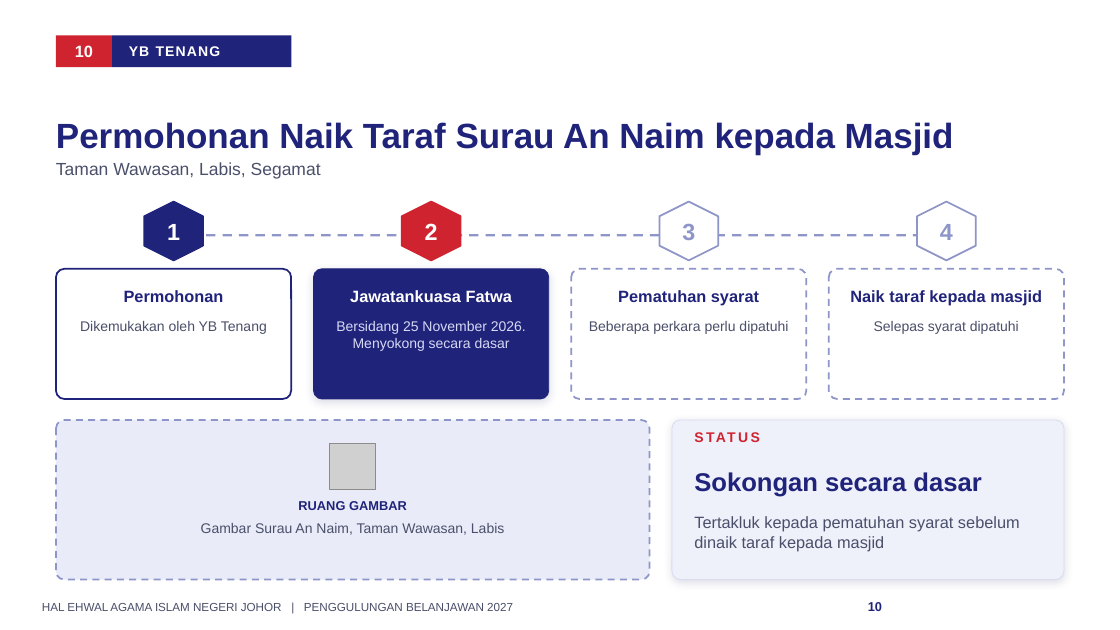
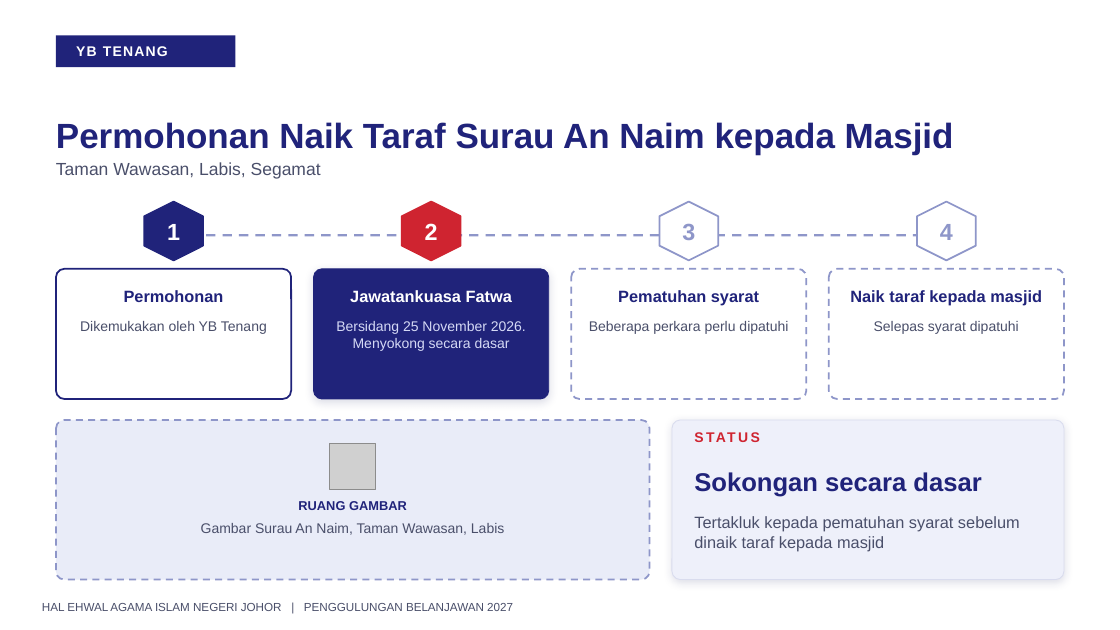
Before and after one commit to nawaljoe/Nawal, a slide deck: slide 10 of output/Penggulungan_Hal_Ehwal_Agama_Islam_2027_16x9.pptx. Drawn at 1120x630 pixels with LibreOffice and Linux fonts; fonts in the diff are those of the drawing; grey boxes stand for pictures; background and template pictures are left out. Boxes give left, top, right and bottom in pixels: in the first picture for what was removed or moved away, otherwise in the second. Text is boxed around its words. In the diff, an @@ line names an element or a change of style, - is before the commit and + after.

```diff
--- a/output/Penggulungan_Hal_Ehwal_Agama_Islam_2027_16x9.pptx
+++ b/output/Penggulungan_Hal_Ehwal_Agama_Islam_2027_16x9.pptx
@@ rectangle: place and size @@
-rectangle at <box>112,35,292,67</box>
+rectangle at <box>56,35,236,67</box>
@@ rectangle removed at <box>56,35,113,67</box> @@
@@ text removed at <box>75,45,93,57</box> @@
-10
@@ text "YB TENANG": place and size @@
-text "YB TENANG" at <box>129,46,221,56</box>
+text "YB TENANG" at <box>76,46,168,56</box>
@@ page number removed at <box>868,602,882,611</box> @@
-10
```
Also in this commit, not shown: 14 other slides changed, 1 other file.
